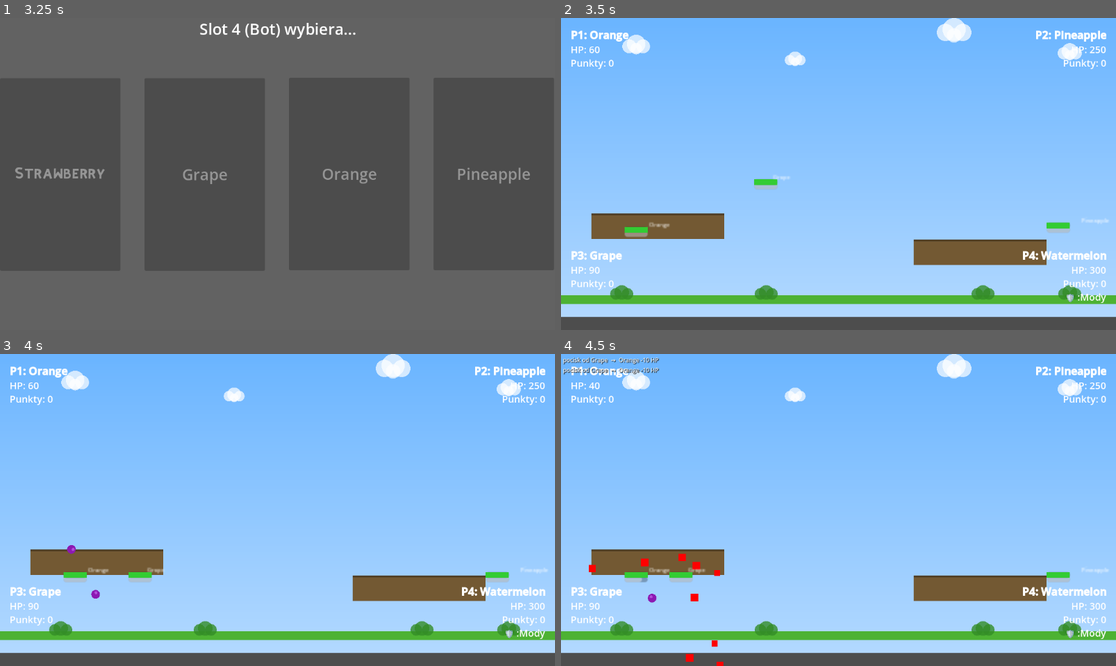
Above: before the commit, frames 1-4 (two rows, left to right).
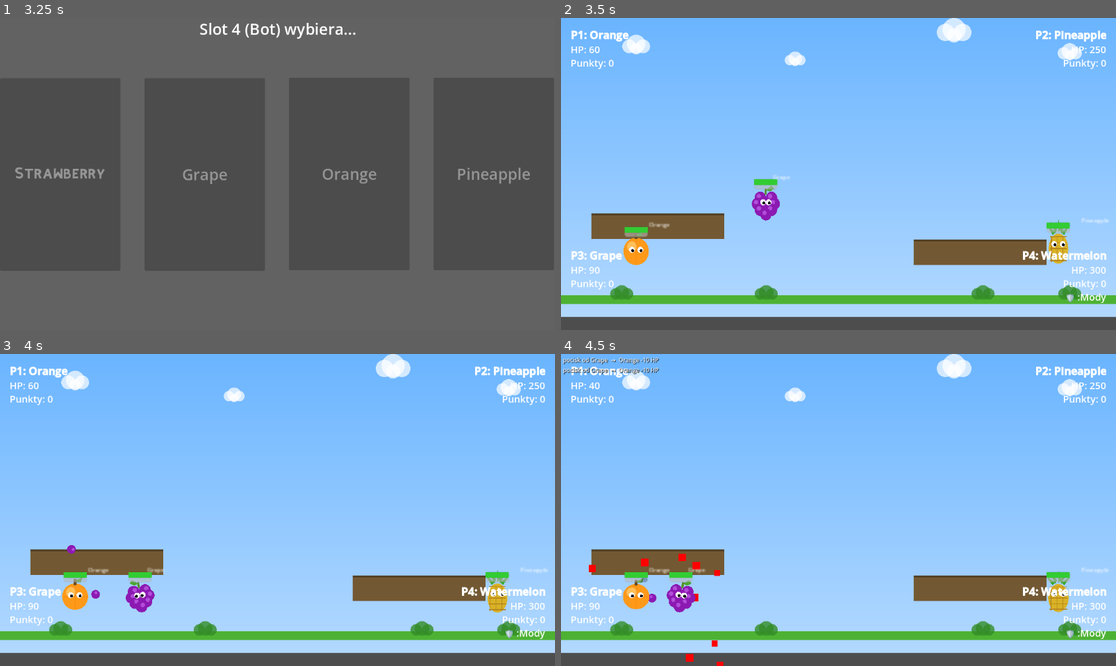
Above: after the commit, the same moments.

Repository: mamamd3/Fruit-Game
Game: Godot game, scene res://scenes/ui/splash_screen.tscn
Same seed, same stepped clock (60 frames per second), same inputs: the game is played once before the commit and once after it.
Inputs (mouse positions are in pixels of both pictures, inside the frame that each line leads up to):
- Up to frame 1 (3.25 s): tap Enter (ui_accept) at 0.5, 0.77 s; move the mouse to (399, 158) at 0.52 s; click (399, 158) at 0.67 s; click "▶ Start gra lokalna" at 1.25 s; click "Orange" at 2 s; click "Pineapple" at 2.75 s
- Up to frame 2 (3.5 s): no input
- Up to frame 3 (4 s): move the mouse to (166, 525) at 3.52 s; click (166, 525) at 3.67 s; tap Enter (ui_accept) at 3.77 s
- Up to frame 4 (4.5 s): move the mouse to (894, 441) at 4.27 s; click (894, 441) at 4.42 s

Frame 1 is identical in both runs. In frame 2, 1.0% of the frame differs, in the area x 11-92%, y 53-80%; in frame 3, 1.0%; in frame 4, 1.0%.
Error before the commit: Parse Error: Function "_draw_lemon()" not found in base self. (res://scripts/characters/fruit_drawer.gd:18)
Error after the commit: Invalid access to property or key 'Watermelon' on a base object of type 'Dictionary'. (res://scripts/core/main_game.gd:73)

Commit message:
feat: add FruitDrawer node to procedurally draw fruit character sprites

Diff:
--- a/scripts/characters/fruit_drawer.gd
+++ b/scripts/characters/fruit_drawer.gd
@@ -150,3 +150,52 @@
 	# Źrenice
 	draw_circle(left_pos + Vector2(0.5, 0.5), 1.0, Color.BLACK)
 	draw_circle(right_pos + Vector2(0.5, 0.5), 1.0, Color.BLACK)
+
+func _draw_lemon():
+	var body_color = Color(1.0, 0.95, 0.15)
+	var highlight  = Color(1.0, 1.0, 0.55)
+	var tip_color  = Color(0.75, 0.85, 0.2)
+
+	# Ciało cytryny — owal poziomy z czubkami
+	var pts: PackedVector2Array = []
+	for i in range(24):
+		var a = i * TAU / 24
+		pts.append(Vector2(cos(a) * 9.0, sin(a) * 6.5))
+	draw_colored_polygon(pts, body_color)
+
+	# Czubki po bokach
+	draw_colored_polygon(PackedVector2Array([
+		Vector2(8, -1), Vector2(12, 0), Vector2(8, 1)
+	]), tip_color)
+	draw_colored_polygon(PackedVector2Array([
+		Vector2(-8, -1), Vector2(-12, 0), Vector2(-8, 1)
+	]), tip_color)
+
+	# Odblask
+	draw_circle(Vector2(-3, -2), 2.5, highlight)
+
+	# Oczy
+	_draw_eyes(Vector2(-3, 0), Vector2(3, 0))
+
+func _draw_watermelon():
+	var flesh_color = Color(0.9, 0.2, 0.3)
+	var rind_color  = Color(0.25, 0.6, 0.2)
+	var white_color = Color(0.85, 0.9, 0.8)
+	var seed_color  = Color(0.1, 0.08, 0.06)
+
+	# Ciało arbuza — duże koło
+	draw_circle(Vector2(0, 0), 11.0, rind_color)
+	draw_circle(Vector2(0, 0), 9.5, white_color)
+	draw_circle(Vector2(0, 0), 8.5, flesh_color)
+
+	# Paski (ciemniejsze)
+	var stripe = Color(0.15, 0.5, 0.15)
+	draw_line(Vector2(-11, -3), Vector2(11, -3), stripe, 1.5)
+	draw_line(Vector2(-10, 3), Vector2(10, 3), stripe, 1.5)
+
+	# Pestki
+	for sp in [Vector2(-4, -2), Vector2(2, -3), Vector2(-2, 2), Vector2(4, 1)]:
+		draw_circle(sp, 1.2, seed_color)
+
+	# Oczy (przesunięte trochę wyżej bo postać duża)
+	_draw_eyes(Vector2(-3, -2), Vector2(3, -2))
